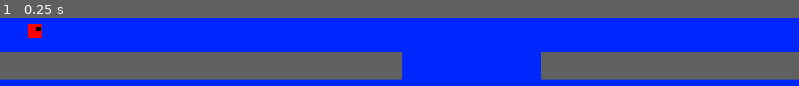
Above: before the commit, frame 1.
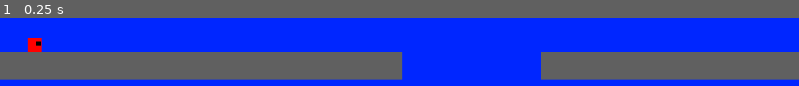
Above: after the commit, the same moment.

Repository: aduImperfect/SquarePlatformer
Game: Godot game, scene res://TSCN/main.tscn
Two runs of this game, one before a commit and one after it. Both use one fixed random seed, a clock stepped at 60 frames per second and the inputs below.
Inputs:
- Up to frame 1 (0.25 s): no input

The runs differ from the first frame. In frame 1, 0.8% of the frame differs, in the area x 3-6%, y 8-50%.

Commit message:
Added collisions for ground and player

Diff:
--- a/square-platformer/TSCN/ground.tscn
+++ b/square-platformer/TSCN/ground.tscn
@@ -2,9 +2,19 @@
 
 [ext_resource type="Texture2D" uid="uid://dse5evi2apb5f" path="res://Textures/Ground.png" id="1_omg0e"]
 
+[sub_resource type="RectangleShape2D" id="RectangleShape2D_omg0e"]
+
 [node name="Ground" type="Node2D" unique_id=521068129]
 
-[node name="Ground" type="Sprite2D" parent="." unique_id=1514770529]
+[node name="GroundRB2D" type="RigidBody2D" parent="." unique_id=1429587799]
+freeze = true
+
+[node name="GroundCS2D" type="CollisionShape2D" parent="GroundRB2D" unique_id=390297372]
+scale = Vector2(2, 2)
+shape = SubResource("RectangleShape2D_omg0e")
+debug_color = Color(1, 0, 0, 0.41960785)
+
+[node name="Ground" type="Sprite2D" parent="GroundRB2D" unique_id=1514770529]
 z_index = 5
 scale = Vector2(0.05, 0.05)
 texture = ExtResource("1_omg0e")
--- a/square-platformer/TSCN/player.tscn
+++ b/square-platformer/TSCN/player.tscn
@@ -2,8 +2,21 @@
 
 [ext_resource type="Texture2D" uid="uid://cwy3uk4nom1jd" path="res://Textures/Player.png" id="1_mc0db"]
 
+[sub_resource type="PhysicsMaterial" id="PhysicsMaterial_mc0db"]
+friction = 0.5
+
+[sub_resource type="RectangleShape2D" id="RectangleShape2D_mc0db"]
+
 [node name="Player" type="Node2D" unique_id=385360104]
 
-[node name="Player" type="Sprite2D" parent="." unique_id=1804753450]
+[node name="PlayerRB2D" type="RigidBody2D" parent="." unique_id=1738796308]
+physics_material_override = SubResource("PhysicsMaterial_mc0db")
+lock_rotation = true
+
+[node name="PlayerCS2D" type="CollisionShape2D" parent="PlayerRB2D" unique_id=1836028655]
+shape = SubResource("RectangleShape2D_mc0db")
+debug_color = Color(0, 0.047058824, 0.9647059, 0.5254902)
+
+[node name="Player" type="Sprite2D" parent="PlayerRB2D" unique_id=1804753450]
 scale = Vector2(0.025, 0.025)
 texture = ExtResource("1_mc0db")
